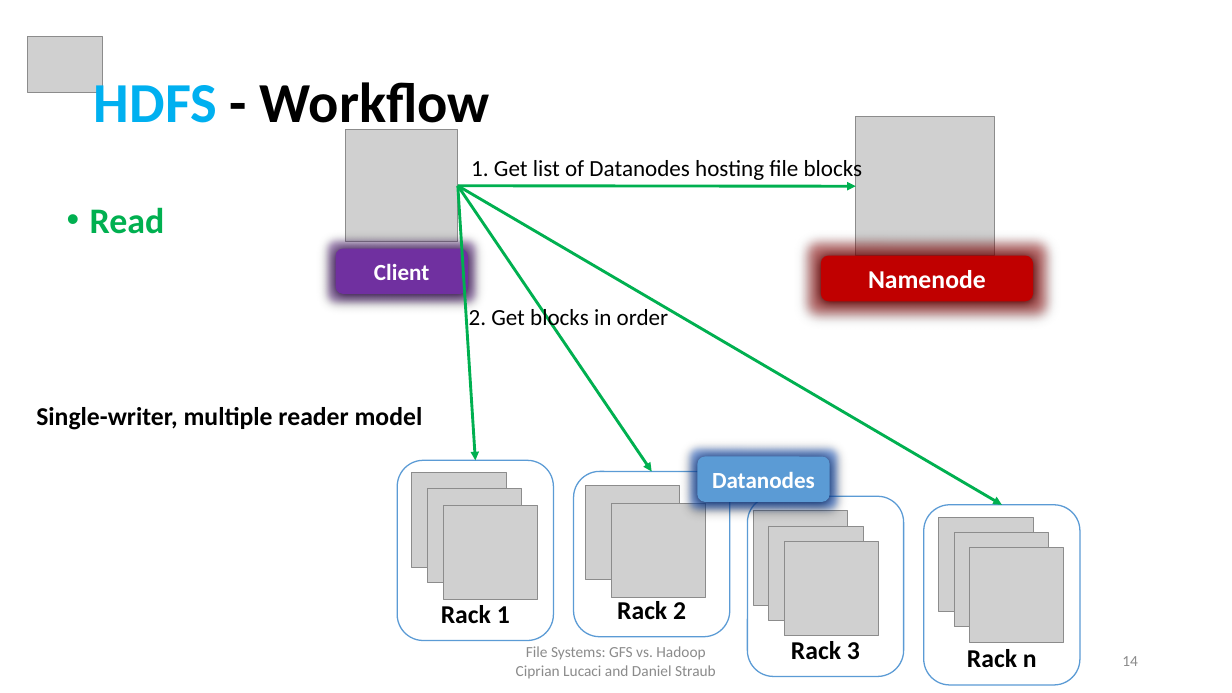
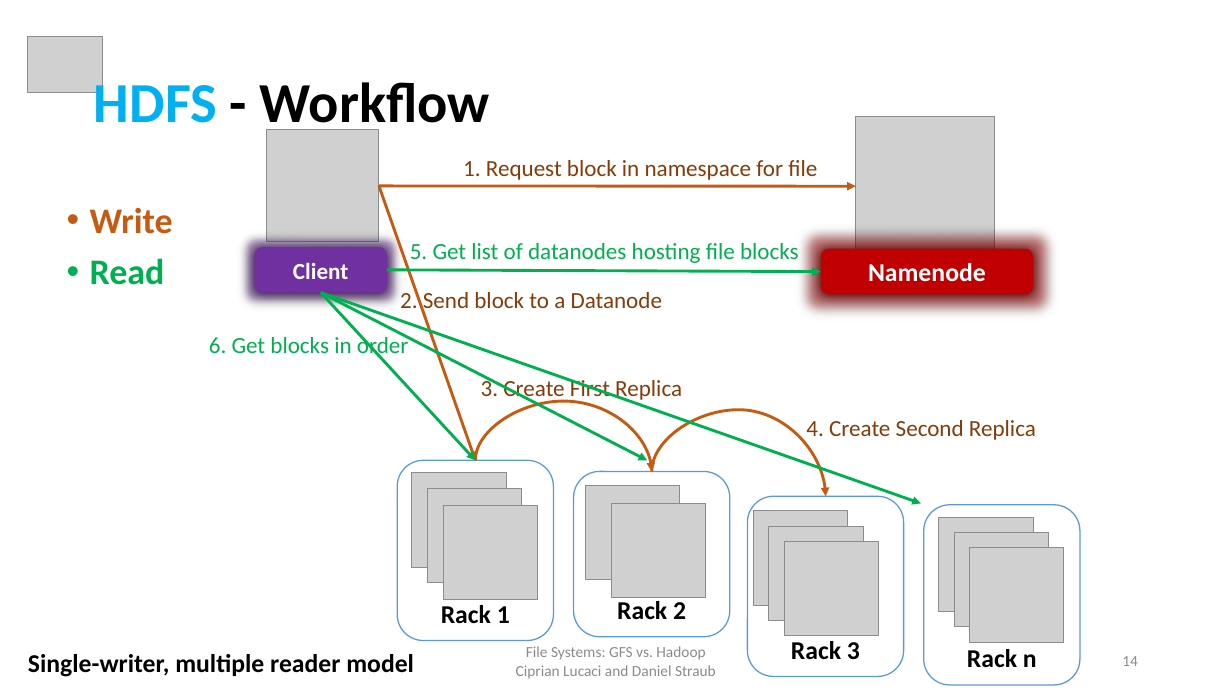
Before and after one commit to cipri7329/ss15-seminar, a slide deck: slide 14 of Presentation/DistributedFileSystems_Cipri.pptx. Drawn at 1232x693 pixels with LibreOffice and Linux fonts; fonts in the diff are those of the drawing; grey boxes stand for pictures; background and template pictures are left out. Boxes give left, top, right and bottom in pixels: in the first picture for what was removed or moved away, otherwise in the second. Text is boxed around its words. In the diff, an @@ line names an element or a change of style, - is before the commit and + after.

```diff
--- a/Presentation/DistributedFileSystems_Cipri.pptx
+++ b/Presentation/DistributedFileSystems_Cipri.pptx
@@ picture: place and size @@
-picture at (346,129,457,241)
+picture at (267,130,379,242)
@@ text added at (463,160,817,180), 18 pt, text #843C0B @@
+1. Request block in namespace for file
@@ text at (90,208,173,234): paragraph added @@
+• Write
@@ arrow moved from (457, 186) - (856, 187) to (379, 186) - (856, 187) @@
@@ arrow (379, 186) - (856, 187): stroke #00B050 2.25 pt to #C55A11 2.25 pt @@
@@ arrow moved from (457, 186) - (475, 460) to (379, 186) - (475, 460) @@
@@ arrow (379, 186) - (475, 460): stroke #00B050 2.25 pt to #C55A11 2.25 pt @@
@@ rounded rectangle "Client": place and size @@
-rounded rectangle "Client" at (335,249,468,294)
+rounded rectangle "Client" at (255,248,387,293)
@@ text at (410,243,799,263): text changed; text colour #000000 to #00B050 @@
-1. Get list of Datanodes hosting file blocks
+5. Get list of datanodes hosting file blocks
@@ rounded rectangle "Namenode": place and size @@
-rounded rectangle "Namenode" at (821,256,1033,301)
+rounded rectangle "Namenode" at (821,249,1033,294)
@@ arrow moved from (457, 186) - (1002, 505) to (321, 293) - (921, 504) @@
@@ arrow moved from (457, 186) - (652, 471) to (321, 293) - (647, 460) @@
@@ arrow added from (321, 293) to (475, 460), #00B050 2.25 pt @@
@@ arrow added from (387, 270) to (821, 272), #00B050 2.25 pt @@
@@ text added at (400,288,662,314), 18 pt, text #843C0B @@
+2. Send block to a Datanode
@@ text at (209,333,409,359): text changed; text colour #000000 to #00B050 @@
-2. Get blocks in order
+6. Get blocks in order
@@ text added at (481,377,682,403), 18 pt, text #843C0B @@
+3. Create First Replica
@@ curved arrow added from (475, 460) to (652, 471), #C55A11 2.25 pt @@
@@ curved arrow added from (652, 471) to (825, 496), #C55A11 2.25 pt @@
@@ text added at (806,420,1036,440), 18 pt, text #843C0B @@
+4. Create Second Replica
@@ rounded rectangle removed at (698,457,830,502) @@
-Datanodes
@@ text "Single-writer, multiple reader model": place and size @@
-text "Single-writer, multiple reader model" at (36,407,423,430)
+text "Single-writer, multiple reader model" at (28,654,414,677)
```
Also in this commit, not shown: 4 other slides changed, 1 slide removed, 3 other files.
